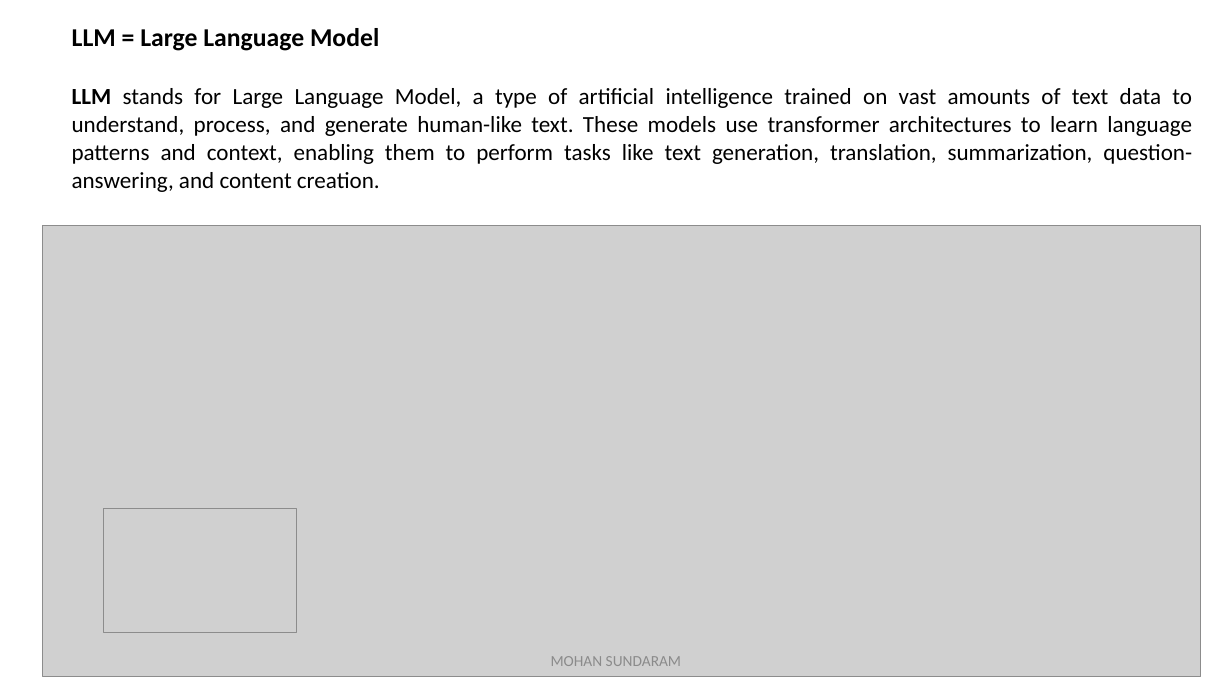
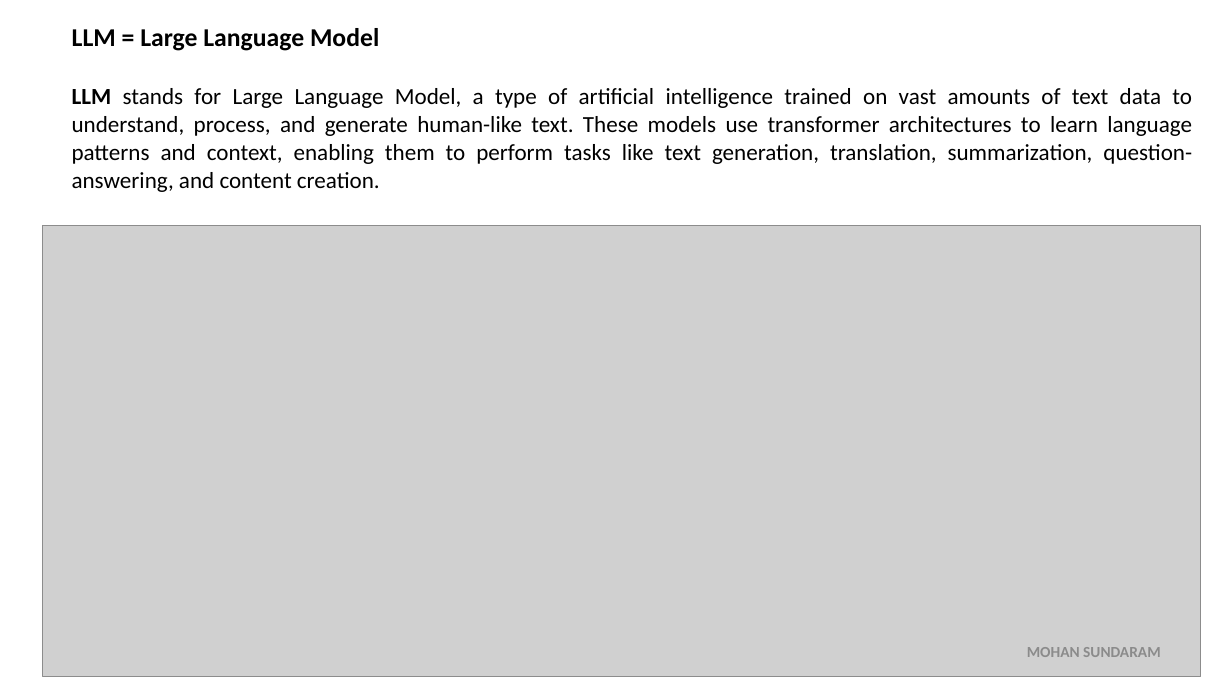
Before and after one commit to mohan4295work/Doc, a slide deck: slide 4 of Artificial Intelligence.pptx (slide 2 before the commit). Drawn at 1232x693 pixels with LibreOffice and Linux fonts; fonts in the diff are those of the drawing; grey boxes stand for pictures. Boxes give left, top, right and bottom in pixels: in the first picture for what was removed or moved away, otherwise in the second. Text is boxed around its words. In the diff, an @@ line names an element or a change of style, - is before the commit and + after.

```diff
--- a/Artificial Intelligence.pptx
+++ b/Artificial Intelligence.pptx
@@ picture removed at (x1=104, y1=509, x2=297, y2=633) @@
@@ text "MOHAN SUNDARAM" moved from (x1=551, y1=656, x2=681, y2=666) to (x1=1027, y1=647, x2=1161, y2=657) @@
@@ text "MOHAN SUNDARAM" at (x1=1027, y1=647, x2=1161, y2=657): bold on @@
```
Also in this commit, not shown: 5 other slides changed, 7 slides added, 1 slide removed.
